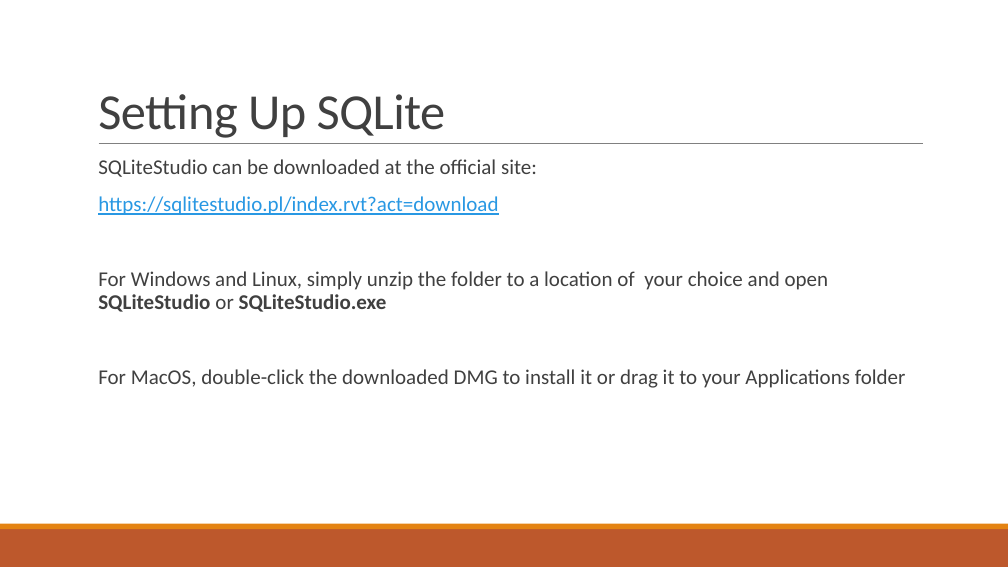
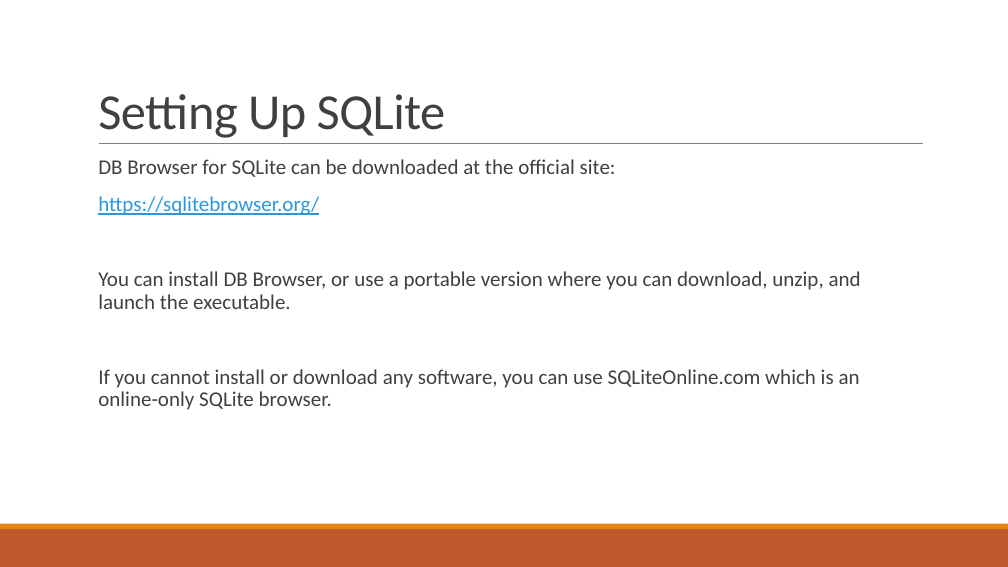
Before and after one commit to thomasnield/oreilly_intermediate_sql_for_data, a slide deck: slide 4 of oreilly_advanced_sql_for_data_analysis.pptx. Drawn at 1008x567 pixels with LibreOffice and Linux fonts; fonts in the diff are those of the drawing. Boxes give left, top, right and bottom in pixels: in the first picture for what was removed or moved away, otherwise in the second. Text is boxed around its words. In the diff, an @@ line names an element or a change of style, - is before the commit and + after.

```diff
--- a/oreilly_advanced_sql_for_data_analysis.pptx
+++ b/oreilly_advanced_sql_for_data_analysis.pptx
@@ text at <box>98,159,861,410</box>: text changed @@
-  SQLiteStudio can be downloaded at the official site:
-  https://sqlitestudio.pl/index.rvt?act=download
-  For Windows and Linux, simply unzip the folder to a location of your choice and open SQLiteStudio or SQLiteStudio.exe
-  For MacOS, double-click the downloaded DMG to install it or drag it to your Applications folder
+  DB Browser for SQLite can be downloaded at the official site:
+  https://sqlitebrowser.org/
+  You can install DB Browser, or use a portable version where you can download, unzip, and launch the executable.
+  If you cannot install or download any software, you can use SQLiteOnline.com which is an online-only SQLite browser.
```
Also in this commit, not shown: 2 other slides changed.
